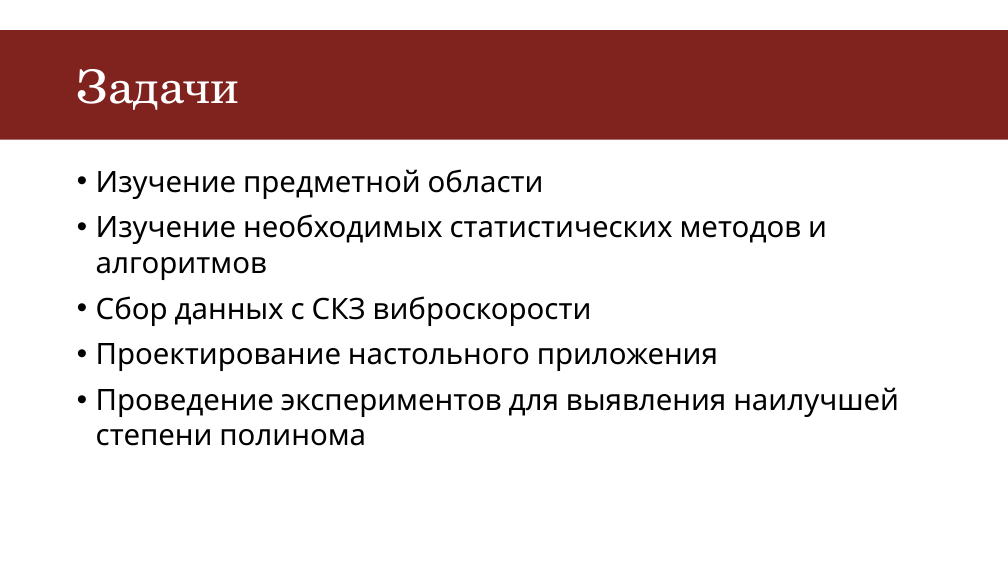
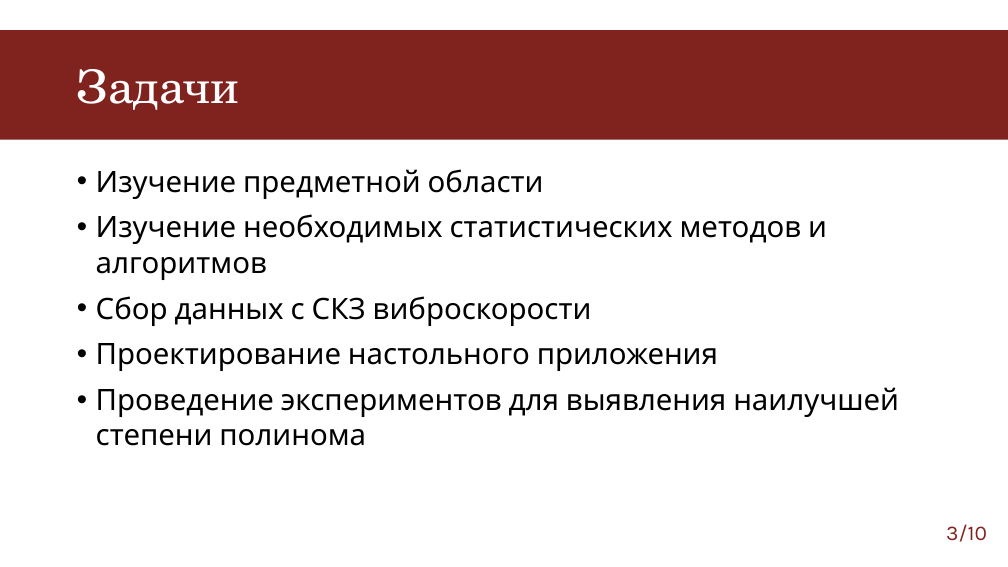
Before and after one commit to EclipsePLZ/Vibration_Analysis, a slide deck: slide 3 of Защита НИР/Защита_НИР(Павлов).pptx. Drawn at 1008x567 pixels with LibreOffice and Linux fonts; fonts in the diff are those of the drawing. Boxes give left, top, right and bottom in pixels: in the first picture for what was removed or moved away, otherwise in the second. Text is boxed around its words. In the diff, an @@ line names an element or a change of style, - is before the commit and + after.

```diff
--- a/Защита НИР/Защита_НИР(Павлов).pptx
+++ b/Защита НИР/Защита_НИР(Павлов).pptx
@@ page number added at <box>946,524,987,542</box>, 20 pt, text #80231E @@
+3/10
```
Also in this commit, not shown: 3 other slides changed, 6 slides added, 1 slide removed, 4 other files.
